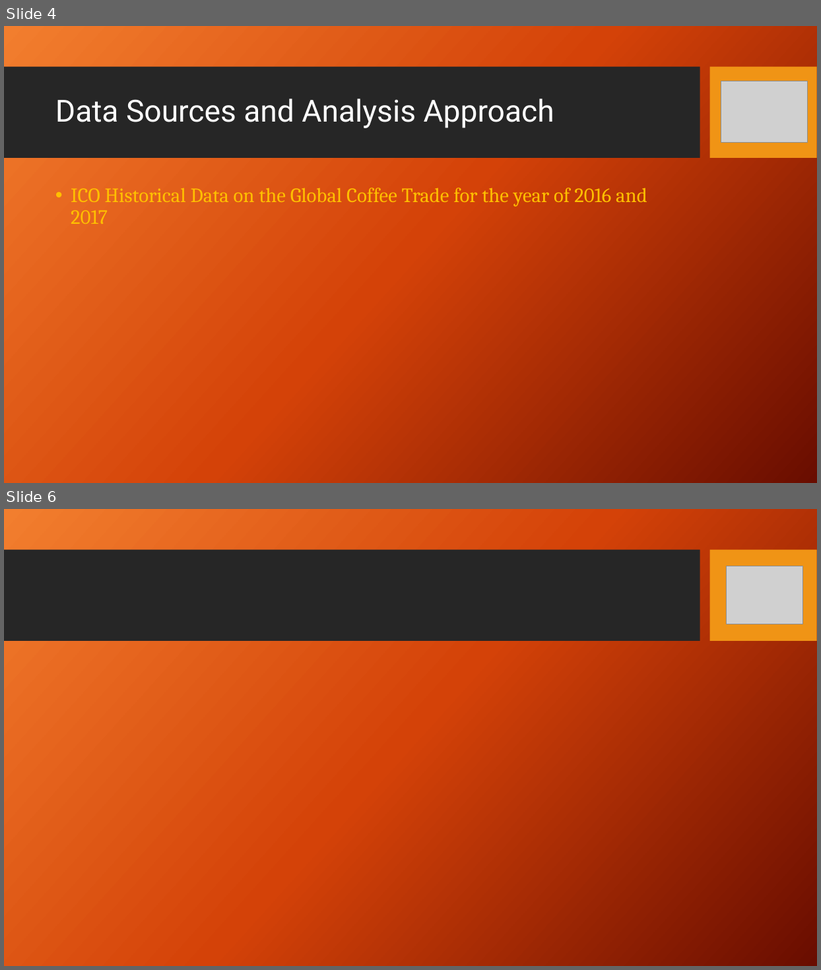
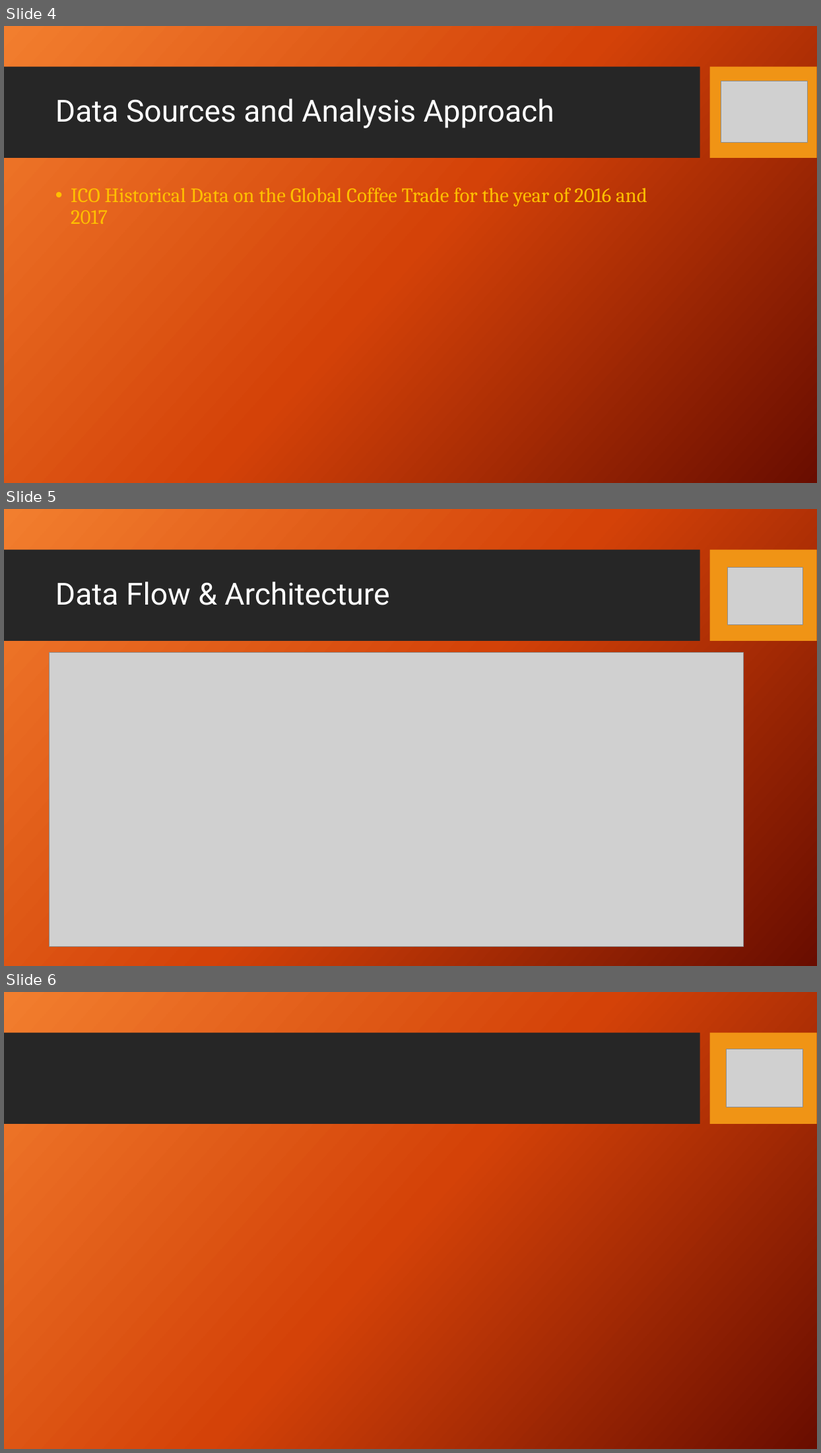
Before and after one commit to Randy0601/GroupProject2, a slide deck: Know Your Brew!.pptx. Shown one above the other, each under a label of ours: slides 4 and 6 before the commit, slides 4, 5 and 6 after it; the slides between them are not shown. The pictures are 821x970 and 821x1453 pixels, drawn with LibreOffice and Linux fonts; fonts in the diff are those of the drawing; grey boxes stand for pictures; background and template pictures are left out. Boxes give left, top, right and bottom in pixels: in the first picture for what was removed or moved away, otherwise in the second. Text is boxed around its words. In the diff, an @@ line names an element or a change of style, - is before the commit and + after.

Commit message:
Added data flow diagram to ppt

```diff
--- a/Know Your Brew!.pptx
+++ b/Know Your Brew!.pptx
@@ slide 5 added at box(4, 509, 817, 966), background picture (left out); not listed: 2 template elements that a slide beside it also shows @@
@@ picture added at box(727, 568, 803, 625) @@
@@ title added at box(55, 582, 389, 605), 36 pt, text #FFFFFF @@
+Data Flow & Architecture
@@ picture added at box(49, 653, 743, 948) @@
```
Also in this commit, not shown: 1 slide removed.
